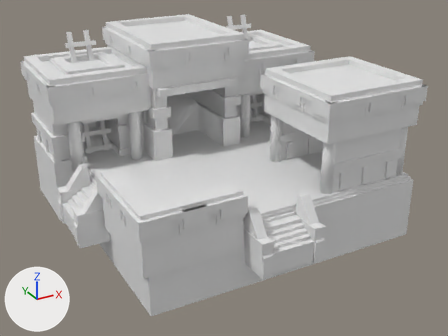
Before and after pictures for a commit that changed the COLLADA model art/meshes/structural/zapotecas/arsenal.dae.
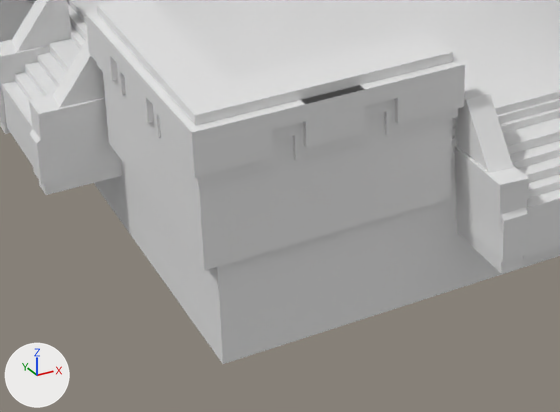
The first picture shows the older version from a camera (50 mm lens) standing at (-0.668, -1.276, 0.612) and looking at (-0.009, -0.077, 0.012). The close-ups show the older and then the newer version on the part from 14% to 64% of the width and 51% to 100% of the height of that picture. Only the edits that show in the close-ups are written down. Arrows for +X, +Y and +Z are at lower left; the lights stay in place. Materials are left out; every surface is plain grey.

The first close-up shows 'arsenal'.
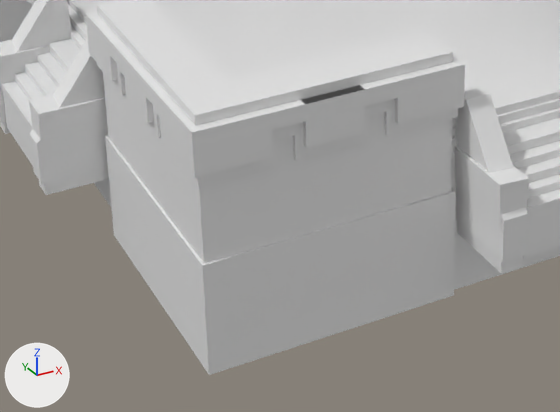
Patch to the scene script:
```diff
--- a/art/meshes/structural/zapotecas/arsenal.dae.py
+++ b/art/meshes/structural/zapotecas/arsenal.dae.py
@@ me_cube_3134 @@
 # used by ob_arsenal; location = (0.0, 0.0, 0.0)
-me_cube_3134.from_pydata(...)  # 2624 vertices, 4594 faces; spans x -0.388..0.347, y -0.413..0.345, z -0.136..0.309
+me_cube_3134.from_pydata(...)  # 2666 vertices, 4614 faces; spans x -0.388..0.347, y -0.413..0.345, z -0.136..0.309
+# me_cube_3134 part 1: the loose piece of 12 vertices spanning x -0.329..-0.116, y -0.349..-0.129, z -0.04..0.09 is copied, and the copy is scaled about its middle by (1.02, 1.02, 0.761), then moved by (0.0, 0.0, -0.109); it spans x -0.331..-0.113, y -0.352..-0.126, z -0.133..-0.034
+# other edits to the shape of me_cube_3134 do not show in these pictures
```

Boxes (x1, y1, x2, y2) around the edits, measured in the close-ups (560 x 412 px):
'arsenal', reshaped
    before: (0, 0, 560, 364)
    after: (0, 0, 560, 375)
part 1 of me_cube_3134, added
    after: (105, 136, 456, 375)
